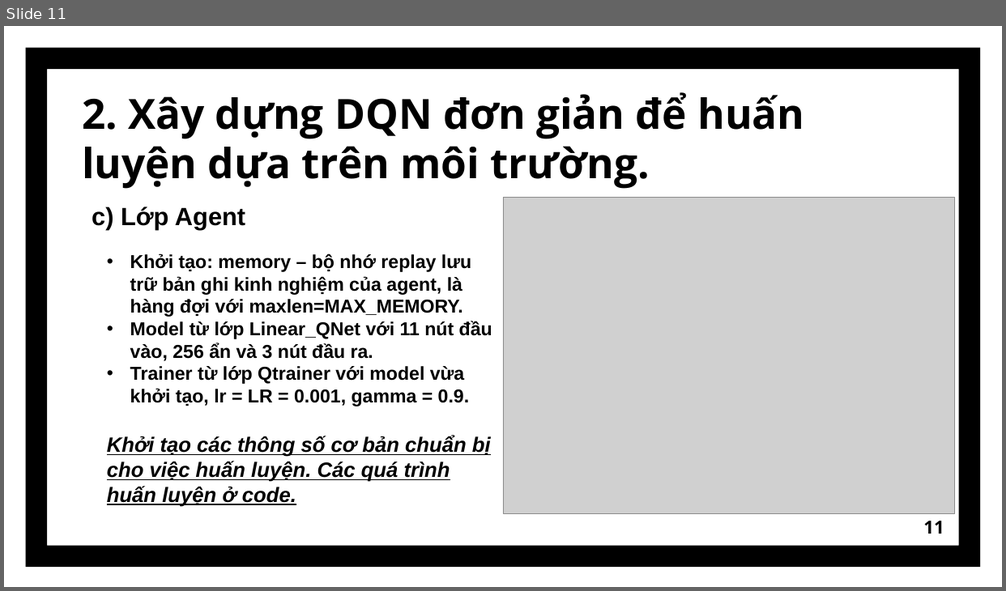
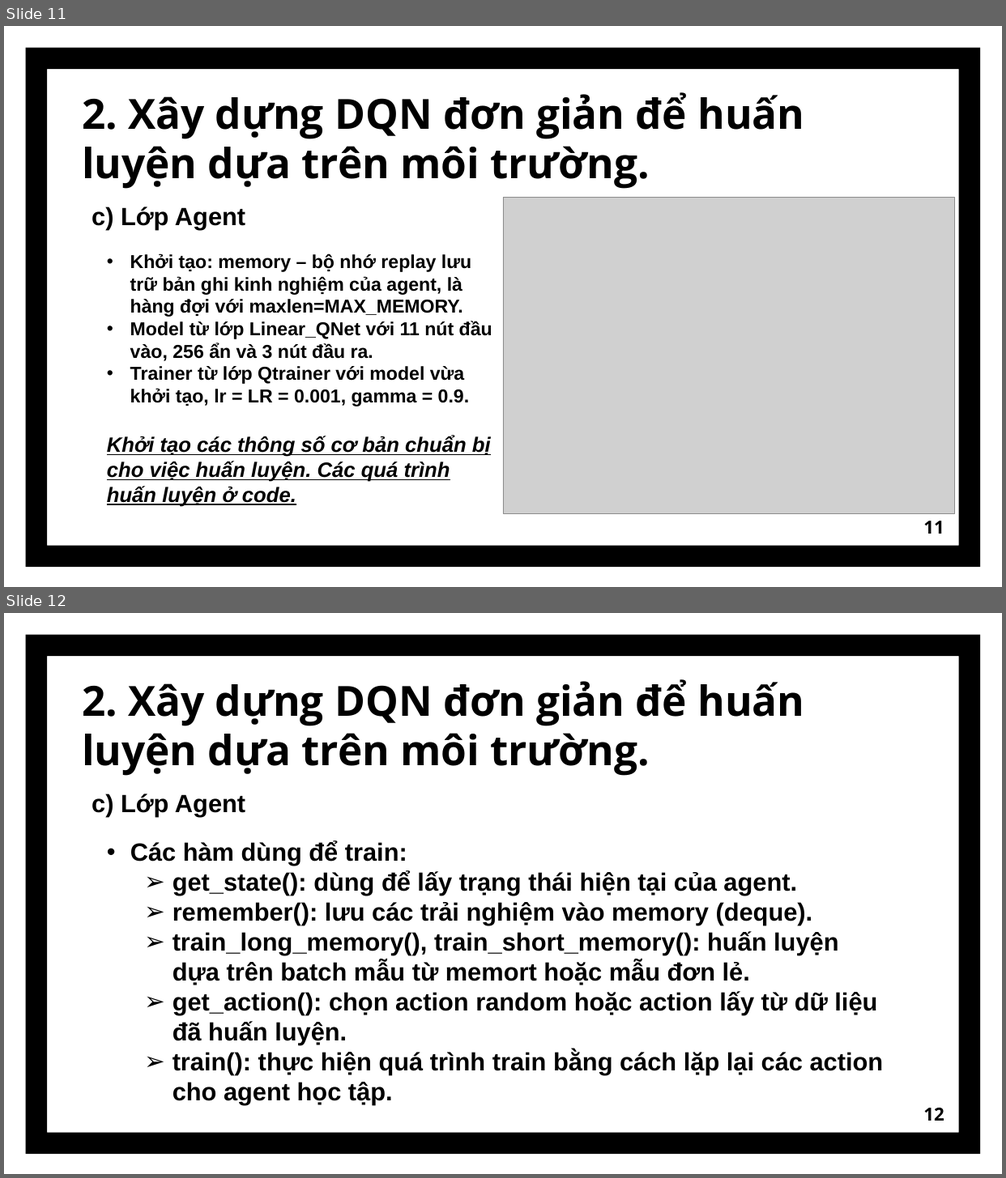
Before and after one commit to vietdai0504/PBL1, a slide deck: BAO_CAO_PBL.pptx. Shown one above the other, each under a label of ours: slide 11 before the commit, slides 11 and 12 after it. The pictures are 1006x591 and 1006x1178 pixels, drawn with LibreOffice and Linux fonts; fonts in the diff are those of the drawing; grey boxes stand for pictures. Boxes give left, top, right and bottom in pixels: in the first picture for what was removed or moved away, otherwise in the second. Text is boxed around its words. In the diff, an @@ line names an element or a change of style, - is before the commit and + after.

```diff
--- a/BAO_CAO_PBL.pptx
+++ b/BAO_CAO_PBL.pptx
@@ slide 12 added at <box>4,613,1002,1174</box>, background #FFFFFF; not listed: 1 template element that a slide beside it also shows @@
@@ title added at <box>82,679,804,776</box>, 40 pt, text #000000, bold @@
+2. Xây dựng DQN đơn giản để huấn luyện dựa trên môi trường.
@@ text added at <box>91,794,245,817</box>, 24 pt, text #000000, bold @@
+c) Lớp Agent
@@ text added at <box>130,841,884,1105</box>, 24 pt, text #000000, bold @@
+• Các hàm dùng để train:
+  ➢ get_state(): dùng để lấy trạng thái hiện tại của agent.
+  ➢ remember(): lưu các trải nghiệm vào memory (deque).
+  ➢ train_long_memory(), train_short_memory(): huấn luyện dựa trên batch mẫu từ memort hoặc mẫu đơn lẻ.
+  ➢ get_action(): chọn action random hoặc action lấy từ dữ liệu đã huấn luyện.
+  ➢ train(): thực hiện quá trình train bằng cách lặp lại các action cho agent học tập.
@@ page number added at <box>923,1108,944,1121</box>, 17.3 pt, text #000000, bold @@
+12
```
Also in this commit, not shown: 1 slide changed, 1 other slide added.
